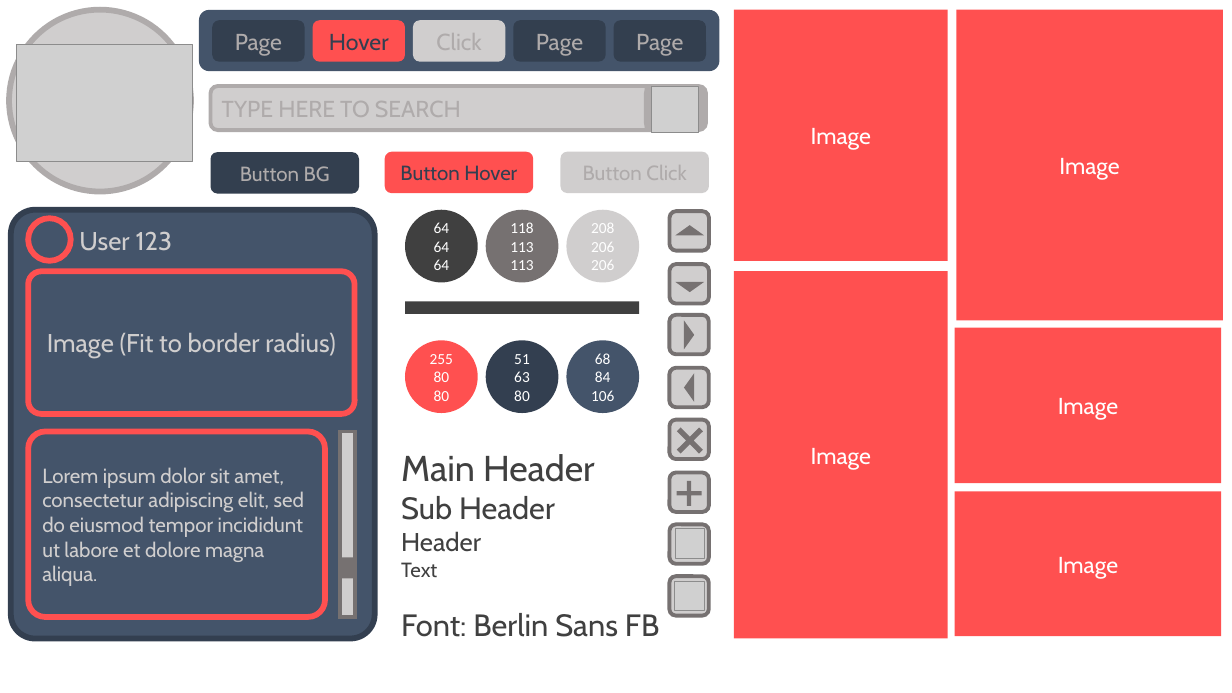
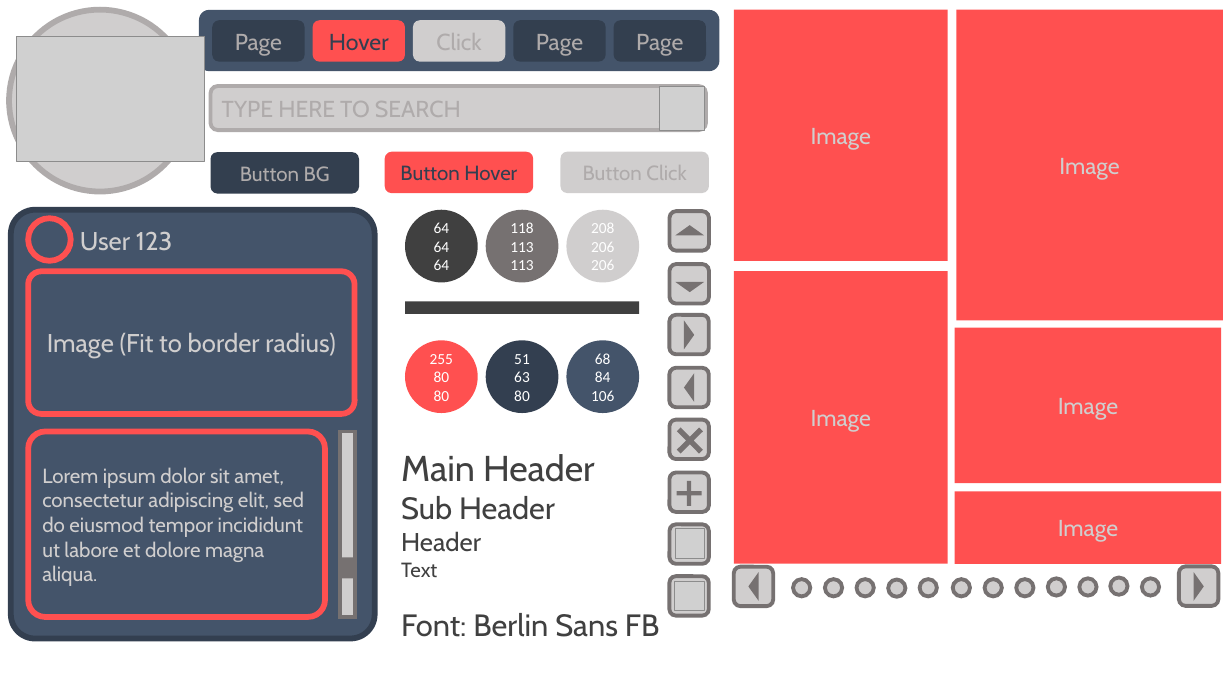
Before and after one commit to 404-WasFound/ncea-assessment-2, a slide deck: slide 1 of plan/Design Tiles.pptx. Drawn at 1232x693 pixels with LibreOffice and Linux fonts; fonts in the diff are those of the drawing; grey boxes stand for pictures. Boxes give left, top, right and bottom in pixels: in the first picture for what was removed or moved away, otherwise in the second. Text is boxed around its words. In the diff, an @@ line names an element or a change of style, - is before the commit and + after.

```diff
--- a/plan/Design Tiles.pptx
+++ b/plan/Design Tiles.pptx
@@ picture resized from (x1=17, y1=44, x2=192, y2=162) to (x1=17, y1=36, x2=204, y2=162) @@
@@ rectangle removed at (x1=645, y1=86, x2=660, y2=130) @@
@@ rounded rectangle resized from (x1=645, y1=86, x2=707, y2=130) to (x1=660, y1=86, x2=706, y2=130) @@
@@ picture moved from (x1=653, y1=86, x2=699, y2=132) to (x1=660, y1=86, x2=704, y2=130) @@
@@ rectangle "Image" resized from (x1=734, y1=272, x2=948, y2=639) to (x1=734, y1=272, x2=948, y2=565) @@
@@ text colour #FFFFFF to #D0CECE in 5 elements at (x1=955, y1=328, x2=1221, y2=483), (x1=734, y1=9, x2=948, y2=261), (x1=957, y1=9, x2=1223, y2=320), (x1=734, y1=272, x2=948, y2=565), (x1=955, y1=492, x2=1221, y2=564) @@
@@ rectangle "Image" resized from (x1=955, y1=492, x2=1221, y2=637) to (x1=955, y1=492, x2=1221, y2=564) @@
@@ rounded rectangle added at (x1=734, y1=567, x2=774, y2=606), fill #D0CECE, outline #767171 3 pt @@
@@ rounded rectangle added at (x1=1179, y1=567, x2=1219, y2=606), fill #D0CECE, outline #767171 3 pt @@
@@ triangle added at (x1=749, y1=572, x2=759, y2=601), fill #767171 @@
@@ ellipse added at (x1=793, y1=579, x2=811, y2=597), fill #D0CECE, outline #767171 3 pt @@
@@ ellipse added at (x1=825, y1=579, x2=843, y2=597), fill #D0CECE, outline #767171 3 pt @@
@@ ellipse added at (x1=857, y1=579, x2=874, y2=597), fill #D0CECE, outline #767171 3 pt @@
@@ ellipse added at (x1=888, y1=579, x2=906, y2=597), fill #D0CECE, outline #767171 3 pt @@
@@ ellipse added at (x1=920, y1=579, x2=937, y2=597), fill #D0CECE, outline #767171 3 pt @@
@@ ellipse added at (x1=953, y1=579, x2=970, y2=597), fill #D0CECE, outline #767171 3 pt @@
@@ ellipse added at (x1=985, y1=579, x2=1003, y2=597), fill #D0CECE, outline #767171 3 pt @@
@@ ellipse added at (x1=1017, y1=579, x2=1034, y2=597), fill #D0CECE, outline #767171 3 pt @@
@@ ellipse added at (x1=1048, y1=579, x2=1066, y2=596), fill #D0CECE, outline #767171 3 pt @@
@@ ellipse added at (x1=1080, y1=579, x2=1097, y2=596), fill #D0CECE, outline #767171 3 pt @@
@@ ellipse added at (x1=1111, y1=578, x2=1128, y2=595), fill #D0CECE, outline #767171 3 pt @@
@@ ellipse added at (x1=1142, y1=579, x2=1160, y2=596), fill #D0CECE, outline #767171 3 pt @@
@@ triangle added at (x1=1194, y1=572, x2=1204, y2=601), fill #767171 @@
```
Also in this commit, not shown: 2 other slides changed, 18 other files.
